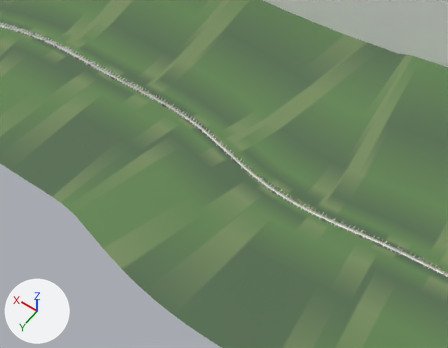
Before and after pictures for a commit that changed the Blender file tools/blender/scenes/kyoto.blend.
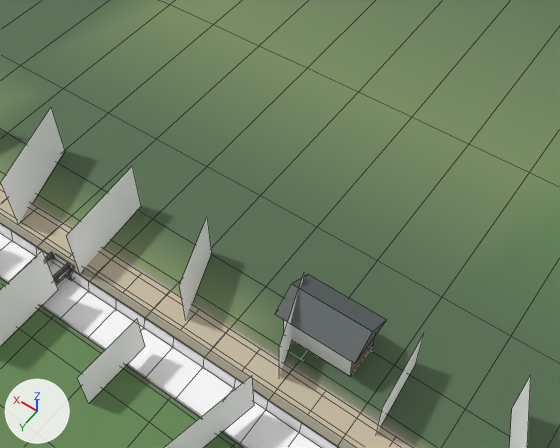
There are two pictures of each version: one from a 50 mm camera at (6422.5, 1171.7, 1556.9) aimed at (7120.7, 194.3, 21.0), one close up from a 50 mm camera at (7467.4, 120.3, 136.2) aimed at (7497.2, 78.6, 70.7). Lighting does not change. The marker at lower left points along +X, +Y and +Z. The older version's two pictures come first. The close-ups show mesh edges as thin lines.

Before the edit, the objects in view are built like this:
```python
me_kyotosakura_031 = bpy.data.meshes.new('KyotoSakura_031')
me_kyotosakura_031.from_pydata(...)  # 160 vertices, 40 faces; spans x 7382.0..7611.0, y 81.0..110.0, z 65.0..74.0
me_kyotosakura_031.materials.append(mat_kyotosakura)
me_kyotoshops_031 = bpy.data.meshes.new('KyotoShops_031')
me_kyotoshops_031.from_pydata(...)  # 20 vertices, 5 faces; spans x 7370.0..7603.0, y 87.0..102.0, z 65.0..71.0
me_kyotoshops_031.materials.append(mat_kyotoshops)
me_land_007 = bpy.data.meshes.new('Land_007')
me_land_007.from_pydata(...)  # 426 vertices, 224 faces; spans x 6709.0..7603.0, y 82.0..201.0, z 64.0..78.0
me_land_007.materials.append(mat_land)
ob_kyotosakura_031 = bpy.data.objects.new('KyotoSakura_031', me_kyotosakura_031)
ob_kyotosakura_031.location = (0.0, 0.0, 0.0)
ob_kyotoshops_031 = bpy.data.objects.new('KyotoShops_031', me_kyotoshops_031)
ob_kyotoshops_031.location = (0.0, 0.0, 0.0)
ob_land_007 = bpy.data.objects.new('Land_007', me_land_007)
ob_land_007.location = (0.0, 0.0, 0.0)
# also in view: 'CanalCoping_031' at (7492.8, 96.6, 66.0); 'KyotoGardens_031' at (7459.4, -157.4, 124.3); 'KyotoGravel_031' at (7493.7, 93.6, 66.0); 'KyotoCanal_031' at (7493.8, 98.7, 64.8); 'KyotoWater_031' at (7491.8, 98.9, 64.5)
```
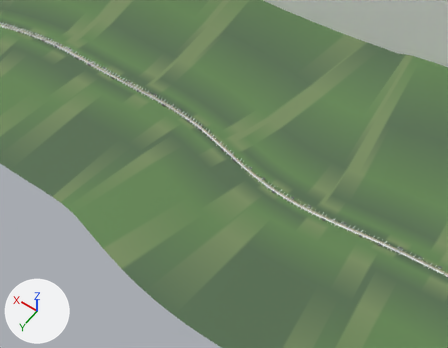
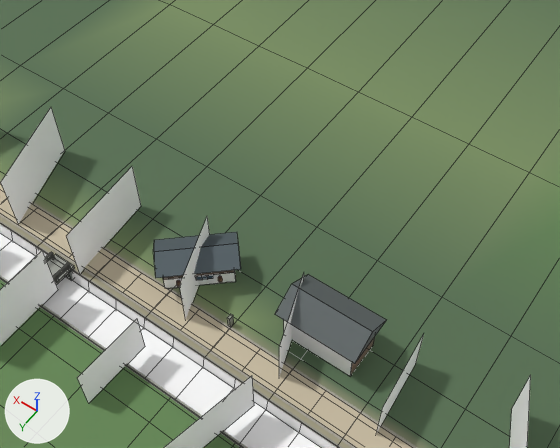
Pixel boxes (x1, y1, x2, y2) of what changed, in the close-ups (560 x 448 px):
'Land_007', reshaped
    before: (45, 252, 386, 376)
    after: (45, 232, 386, 376)
'KyotoShops_031', reshaped
    before: (284, 320, 352, 376)
    after: (164, 270, 352, 376)
part 1 of me_kyotoshops_031, added
    after: (164, 270, 235, 288)
part 2 of me_land_007, added
    after: (153, 243, 241, 278)
part 3 of me_land_007, added
    after: (153, 232, 238, 252)
part 4 of me_land_007, added
    after: (227, 314, 234, 327)
part 5 of me_land_007, added
    after: (163, 270, 234, 280)

The change, as a diff of the scene's bpy script:
```diff
--- a/tools/blender/scenes/kyoto.blend.py
+++ b/tools/blender/scenes/kyoto.blend.py
@@ me_kyotoshops_031 @@
 # used by ob_kyotoshops_031; location = (0.0, 0.0, 0.0)
 # verts and faces of me_kyotoshops_031; kept vertices keep their numbers, new ones are numbered from 20
-me_kyotoshops_031.from_pydata(...)  # 20 vertices, 5 faces; spans x 7370.0..7603.0, y 87.0..102.0, z 65.0..71.0
+me_kyotoshops_031.from_pydata(...)  # 24 vertices, 6 faces; spans x 7370.0..7603.0, y 85.0..102.0, z 65.0..71.0
+# me_kyotoshops_031 part 1
+verts[20] = (7499.0, 85.0, 66.0)  # pixel (235, 281)
+verts[21] = (7504.0, 90.0, 66.0)  # pixel (165, 288)
+verts[22] = (7504.0, 90.0, 69.0)
+verts[23] = (7499.0, 85.0, 69.0)
+faces += [(20, 21, 22, 23)]
 me_kyotoshops_031.materials.append(mat_kyotoshops)
@@ me_land_007 @@
 # used by ob_land_007; location = (0.0, 0.0, 0.0)
-me_land_007.from_pydata(...)  # 426 vertices, 224 faces; spans x 6709.0..7603.0, y 82.0..201.0, z 64.0..78.0
+me_land_007.from_pydata(...)  # 574 vertices, 316 faces; spans x 6709.0..7603.0, y 81.0..201.0, z 64.0..78.0
+# me_land_007 part 2: the loose piece of 5 vertices spanning x 7482.0..7491.0, y 82.0..88.0, z 70.0..72.0 is copied, and the copy is turned 43.6 degrees about the z axis through its middle and scaled by 0.924, then moved by (16.0, 1.0, -1.0); it spans x 7498.0..7508.0, y 83.0..91.0, z 69.0..70.0
+# me_land_007 part 3: the loose piece of 5 vertices spanning x 7482.0..7491.0, y 82.0..88.0, z 70.0..72.0 is copied, and the copy is turned -136.4 degrees about the z axis through its middle and scaled by 0.924, then moved by (16.0, 1.0, -1.0); it spans x 7498.0..7508.0, y 81.0..89.0, z 69.0..70.0
+# me_land_007 part 4: the loose piece of 8 vertices spanning x 7514.0..7515.0, y 94.0, z 66.0..67.0 is copied, and the copy is moved by (-19.0, -5.0, 0.0); it spans x 7496.0, y 89.0..90.0, z 66.0..67.0
+# me_land_007 part 5: 8 vertices added at x 7498.0..7505.0, y 84.0..90.0, z 68.0
+# other edits to the shape of me_land_007 do not show in these pictures
 me_land_007.materials.append(mat_land)
```
